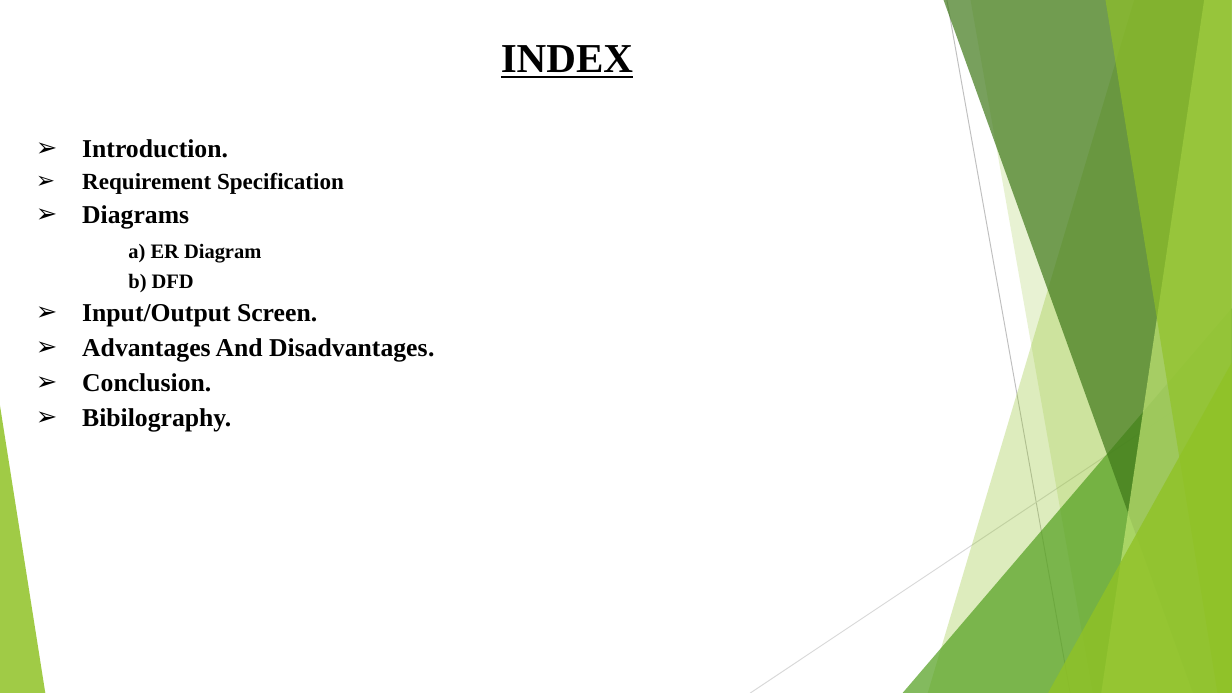
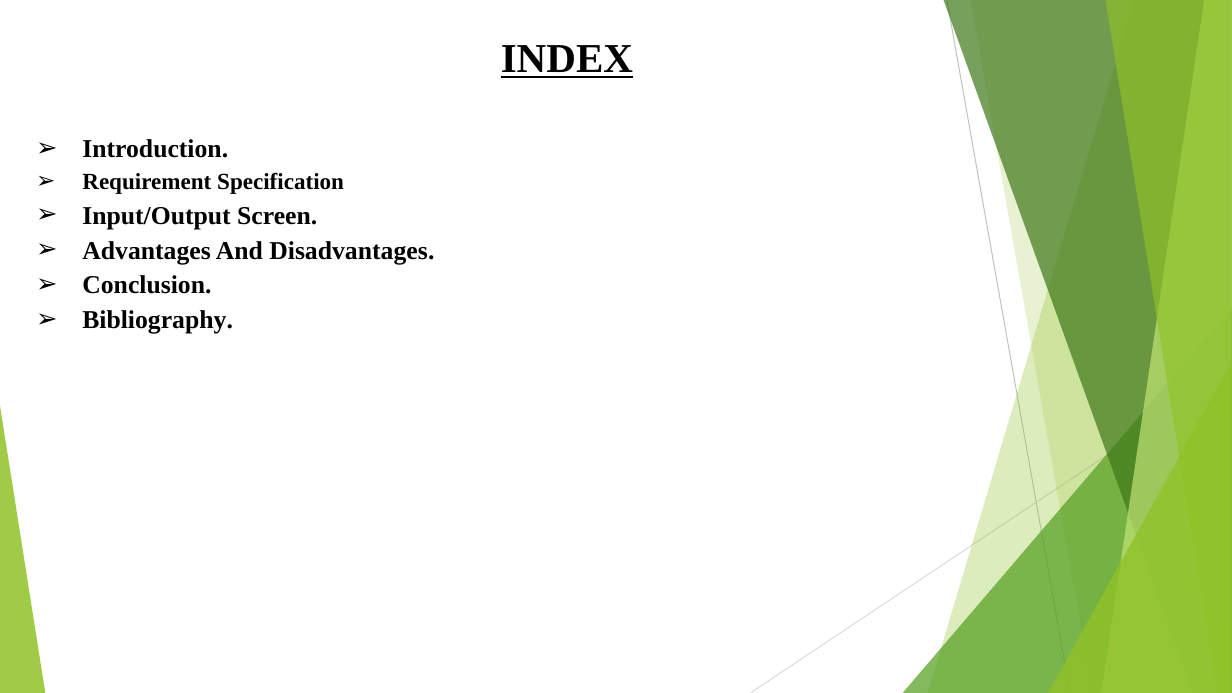
Before and after one commit to WSrujan/online-voting-system, a slide deck: slide 2 of Project Presentation.pptx. Drawn at 1232x693 pixels with LibreOffice and Linux fonts; fonts in the diff are those of the drawing. Boxes give left, top, right and bottom in pixels: in the first picture for what was removed or moved away, otherwise in the second. Text is boxed around its words. In the diff, an @@ line names an element or a change of style, - is before the commit and + after.

Commit message:
update

```diff
--- a/Project Presentation.pptx
+++ b/Project Presentation.pptx
@@ text at <box>82,205,261,292</box>: paragraphs removed @@
-➢ Diagrams
-a) ER Diagram
-b) DFD
@@ text at <box>82,310,233,334</box>: text changed @@
-➢ Bibilography.
+➢ Bibliography.
```
Also in this commit, not shown: 3 other slides changed, 1 slide added, 2 slides removed.
